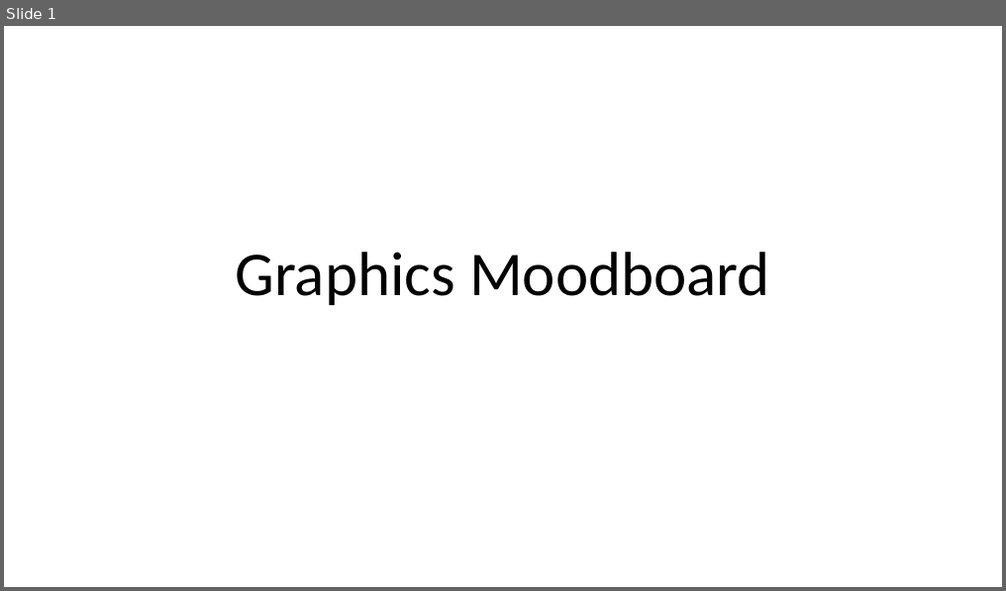
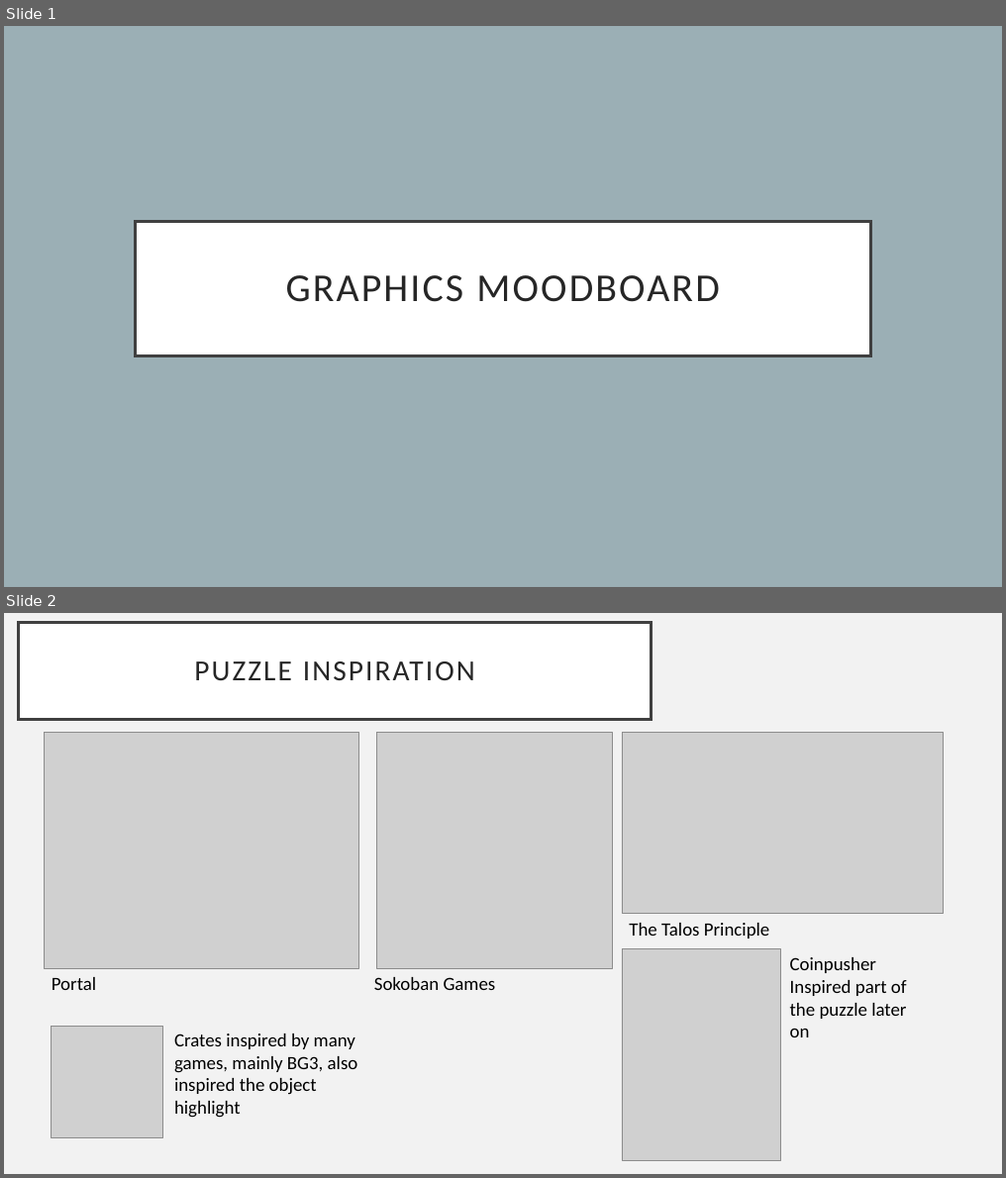
Before and after one commit to KirbyXIV/GraphicsAssignment, a slide deck: Graphics Moodboard.pptx. Shown one above the other, each under a label of ours: slide 1 before the commit, slides 1 and 2 after it. The pictures are 1006x591 and 1006x1178 pixels, drawn with LibreOffice and Linux fonts; fonts in the diff are those of the drawing; grey boxes stand for pictures. Boxes give left, top, right and bottom in pixels: in the first picture for what was removed or moved away, otherwise in the second. Text is boxed around its words. In the diff, an @@ line names an element or a change of style, - is before the commit and + after.

```diff
--- a/Graphics Moodboard.pptx
+++ b/Graphics Moodboard.pptx
@@ slide 2 added at [4,613,1002,1174], background #F2F2F2 @@
@@ title added at [19,622,651,719], fill #FFFFFF, outline #404040 2.5 pt, 28 pt, text #262626 @@
+PUZZLE INSPIRATION
@@ picture added at [45,733,358,968] @@
@@ picture added at [377,733,613,968] @@
@@ picture added at [622,733,943,914] @@
@@ text added at [629,923,770,939], 18 pt, text #000000 @@
+The Talos Principle
@@ picture added at [622,950,780,1161] @@
@@ text added at [790,958,907,1038], 18 pt, text #000000 @@
+Coinpusher Inspired part of the puzzle later on
@@ text added at [52,977,96,990], 18 pt, text #000000 @@
+Portal
@@ text added at [374,977,496,990], 18 pt, text #000000 @@
+Sokoban Games
@@ picture added at [52,1026,163,1139] @@
@@ text added at [174,1034,358,1118], 18 pt, text #000000 @@
+Crates inspired by many games, mainly BG3, also inspired the object highlight
@@ slide 1 changed as well @@
@@ background #FFFFFF to #9BAFB5 @@
@@ title "GRAPHICS MOODBOARD": place and size @@
-title "GRAPHICS MOODBOARD" at [236,252,770,305]
+title "GRAPHICS MOODBOARD" at [135,221,871,356]
@@ title "GRAPHICS MOODBOARD" at [135,221,871,356]: vertical alignment bottom to middle; fill none to #FFFFFF; outline none to #404040 3 pt @@
@@ title at [286,275,719,302]: text changed; size 60 to 38 pt; text colour #000000 to #262626 @@
-Graphics Moodboard
+GRAPHICS MOODBOARD
```
Also in this commit, not shown: 1 other slide changed, 16 other files.
